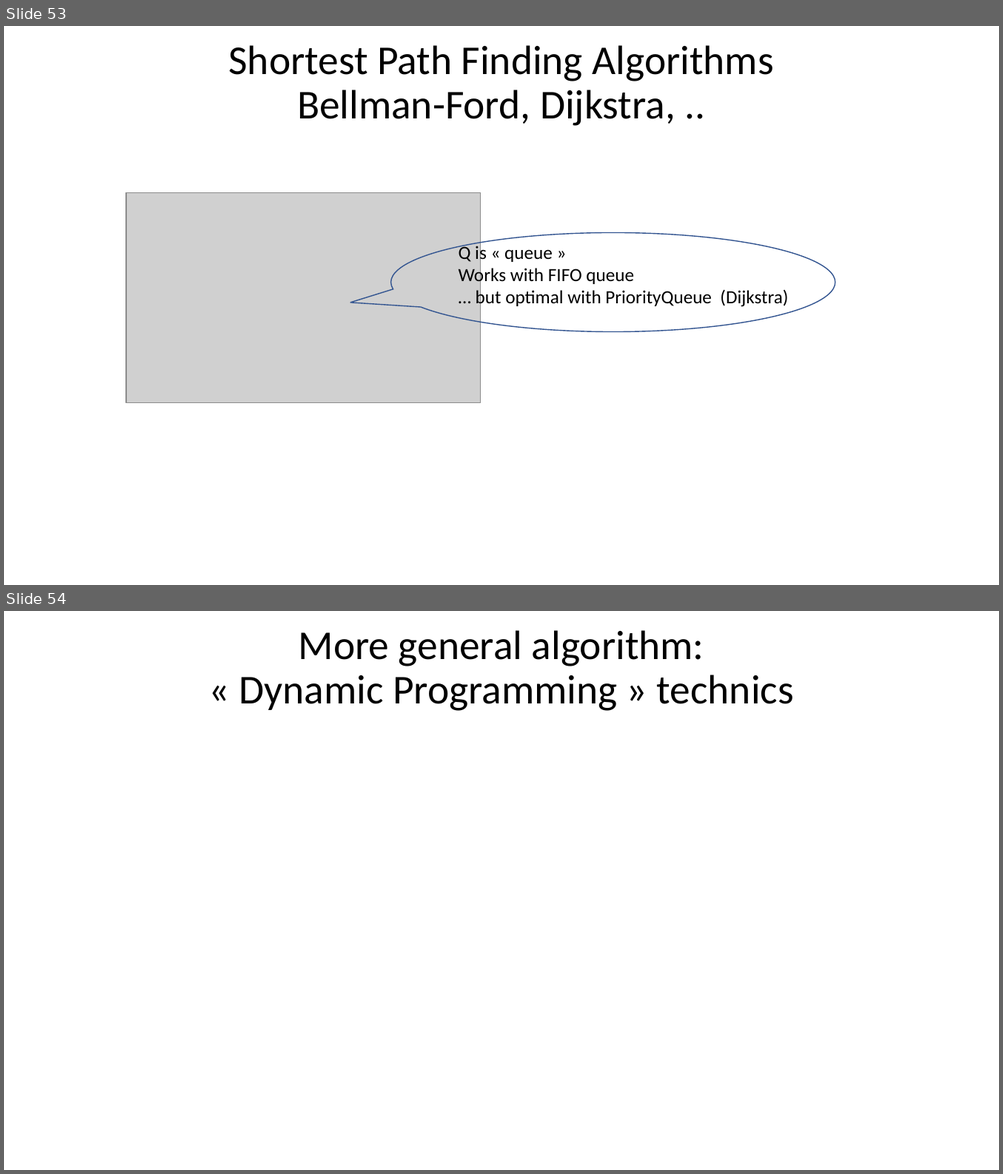
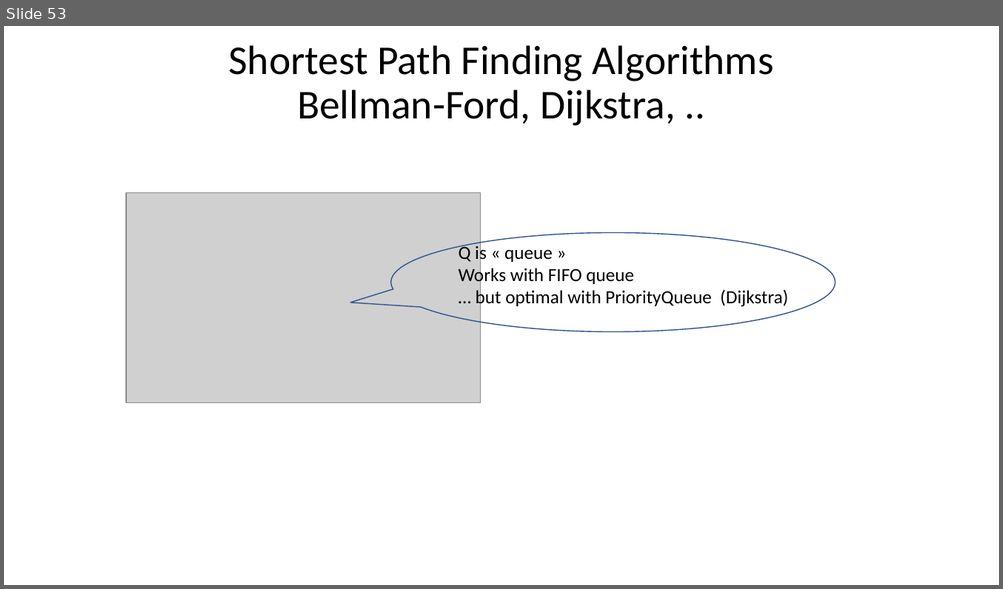
Before and after one commit to Arnaud-Nauwynck/presentations, a slide deck: java/Basic-Data-Structures.pptx. Shown one above the other, each under a label of ours: slides 53 and 54 before the commit, slide 53 after it. The pictures are 1003x1174 and 1003x589 pixels, drawn with LibreOffice and Linux fonts; fonts in the diff are those of the drawing; grey boxes stand for pictures. Boxes give left, top, right and bottom in pixels: in the first picture for what was removed or moved away, otherwise in the second. Text is boxed around its words. In the diff, an @@ line names an element or a change of style, - is before the commit and + after.

```diff
--- a/java/Basic-Data-Structures.pptx
+++ b/java/Basic-Data-Structures.pptx
@@ slide 54 removed at <box>4,611,999,1170</box>, background #FFFFFF @@
@@ title removed at <box>239,630,794,711</box> @@
-More general algorithm:
-« Dynamic Programming » technics
```
Also in this commit, not shown: 2 slides changed, 4 slides added, 1 other slide removed, 1 other file.
